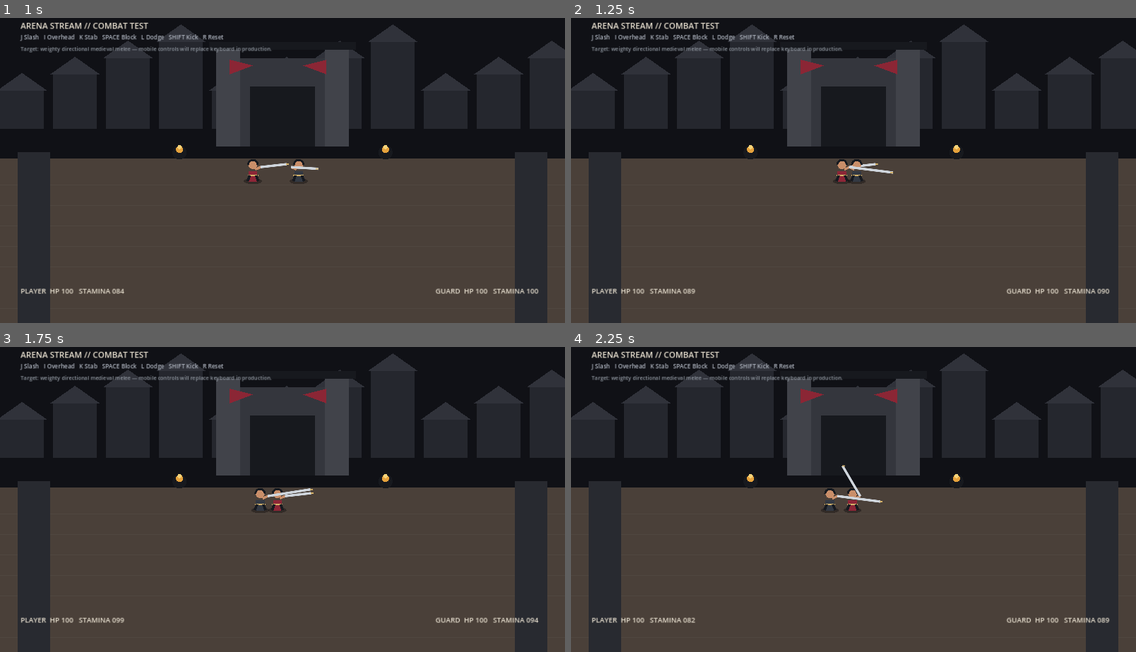
Above: before the commit, frames 1-4 (two rows, left to right).
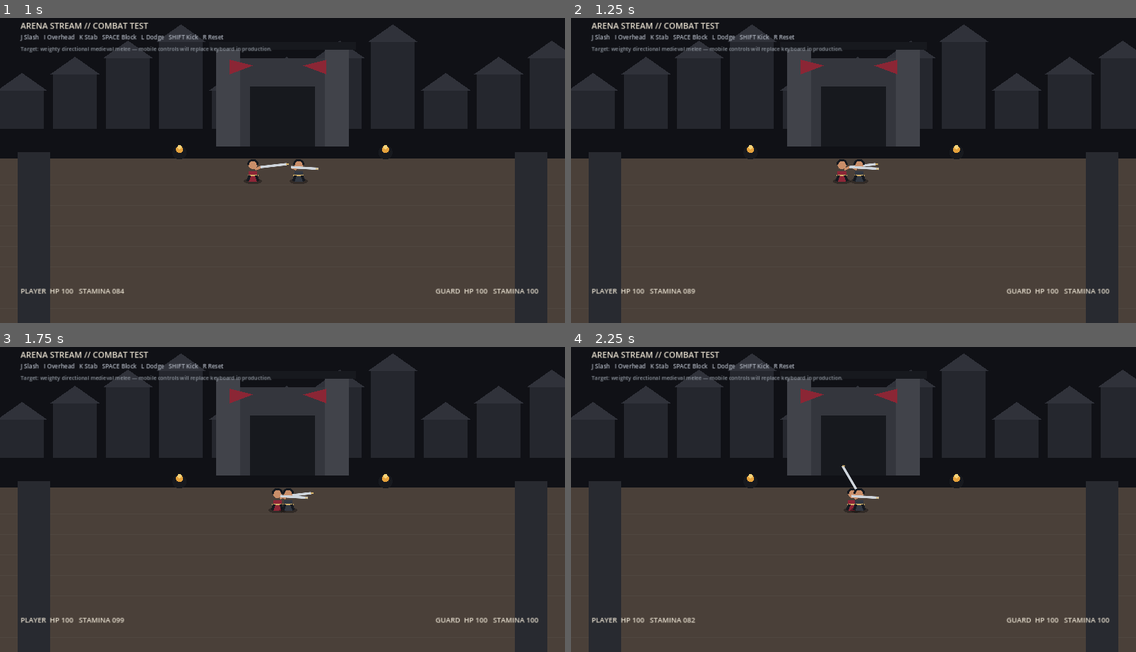
Above: after the commit, the same moments.

Repository: iiils3/arena-stream
Game: Godot game, scene res://scenes/showcase/combat_showcase.tscn
The game is run twice, just before and just after one commit, with the same random seed, the same clock (stepped at 60 frames per second) and the same inputs.
Inputs (mouse positions are in pixels of both pictures, inside the frame that each line leads up to):
- Up to frame 1 (1 s): tap Enter at 0.5 s; move the mouse to (406, 149) at 0.52 s; hold Right (ui_right) from 0.53 s (still down); hold L from 0.53 s (still down); click (406, 149) at 0.67 s; tap Space at 0.77 s
- Up to frame 2 (1.25 s): keep holding Right (ui_right); keep holding L
- Up to frame 3 (1.75 s): release Right (ui_right) at 1.25 s; release L at 1.25 s; drag from (169, 508) to (254, 557) at 1.27 s
- Up to frame 4 (2.25 s): move the mouse to (910, 423) at 2.02 s; hold Right (ui_right) from 2.03 s (still down); tap I at 2.1 s

Frame 1 is identical in both runs. In frame 2, 0.2% of the frame differs, in the area x 49-95%, y 46-91%; in frame 3, 0.3%; in frame 4, 0.3%, in the area x 44-96%, y 46-91%.
Error after the commit: Parse Error: Identifier "layer" not declared in the current scope. (res://scripts/ui/mobile_combat_hud.gd:19)

Commit message:
feat: connect transparent mobile controls to combat slice

Diff:
--- a/godot/scripts/showcase/combat_showcase.gd
+++ b/godot/scripts/showcase/combat_showcase.gd
@@ -2,6 +2,7 @@
 class_name ArenaCombatShowcase
 
 var fighter_scene := preload("res://scenes/showcase/fighter.tscn")
+var hud_scene := preload("res://scenes/showcase/mobile_hud.tscn")
 var player: ArenaMeleeFighter
 var enemy: ArenaMeleeFighter
 var elapsed := 0.0
@@ -25,6 +26,9 @@
     enemy.defeated.connect(_on_defeated)
     player.ai_target = enemy
     enemy.ai_target = player
+    var hud := hud_scene.instantiate()
+    add_child(hud)
+    hud.get_node("Controls").bind_fighter(player)
     var bot := preload("res://scripts/ai/melee_bot.gd").new()
     bot.fighter_path = NodePath("..")
     enemy.add_child(bot)
